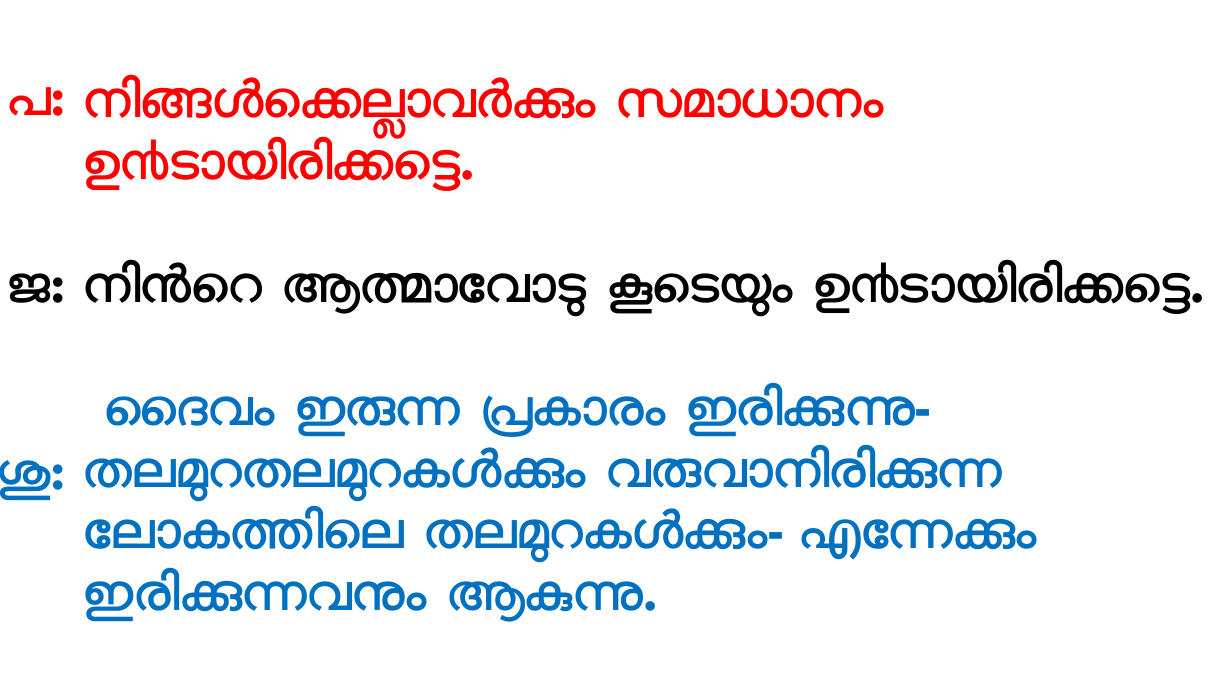
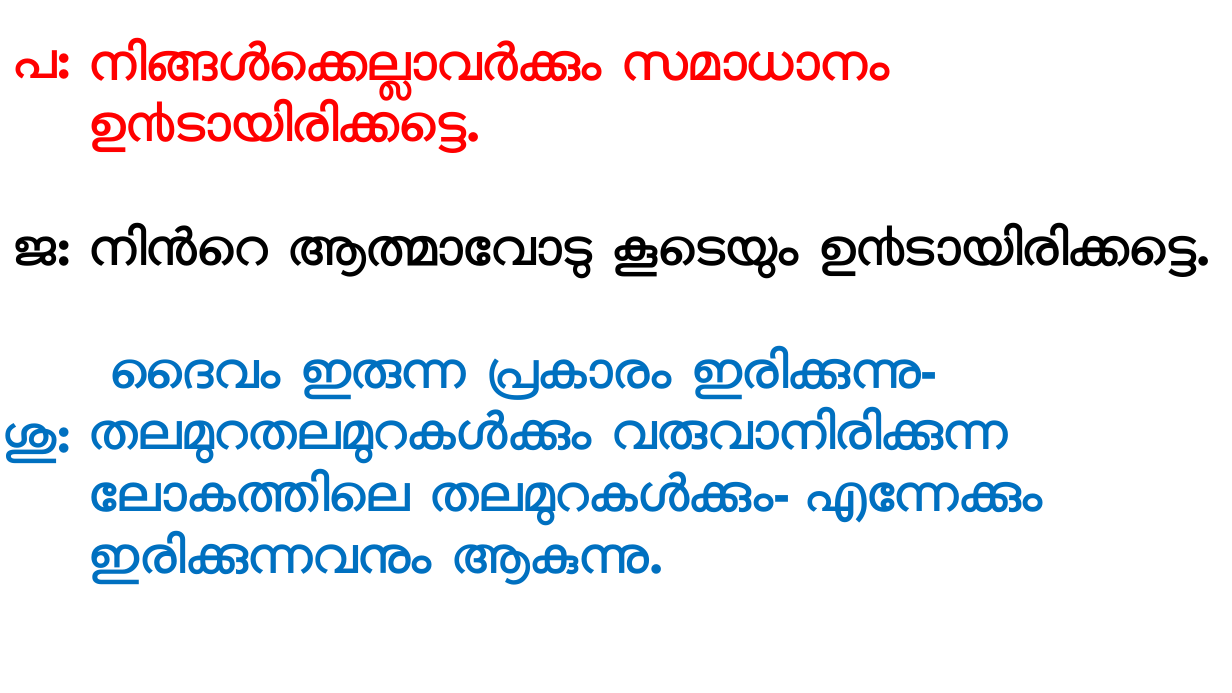
Before and after one commit to gijocode/Church_PPT_Utility, a slide deck: slide 107 of templates/malayalam_service_template.pptx. Drawn at 1232x693 pixels with LibreOffice and Linux fonts; fonts in the diff are those of the drawing. Boxes give left, top, right and bottom in pixels: in the first picture for what was removed or moved away, otherwise in the second. Text is boxed around its words. In the diff, an @@ line names an element or a change of style, - is before the commit and + after.

```diff
--- a/templates/malayalam_service_template.pptx
+++ b/templates/malayalam_service_template.pptx
@@ 3 texts: place and size @@
-3 texts at (7, 78, 1205, 622)
+3 texts at (13, 40, 1211, 585)
@@ text "ശു:": place and size @@
-text "ശു:" at (0, 460, 65, 500)
+text "ശു:" at (3, 423, 71, 463)
```
Also in this commit, not shown: 17 other slides changed, 1 slide added, 1 slide removed, 1 other file.
